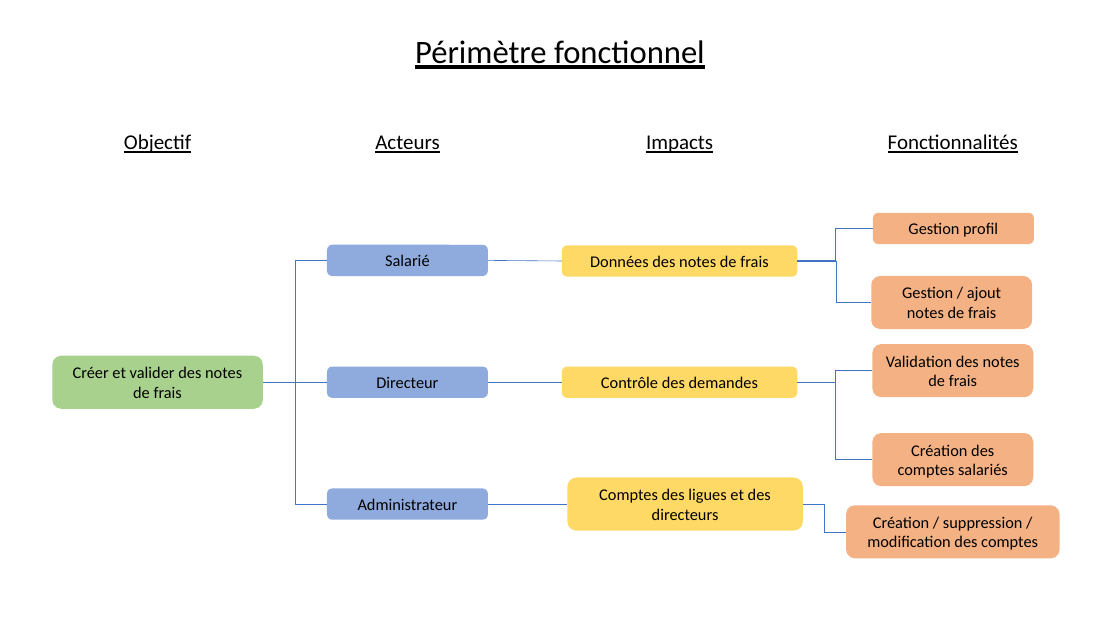
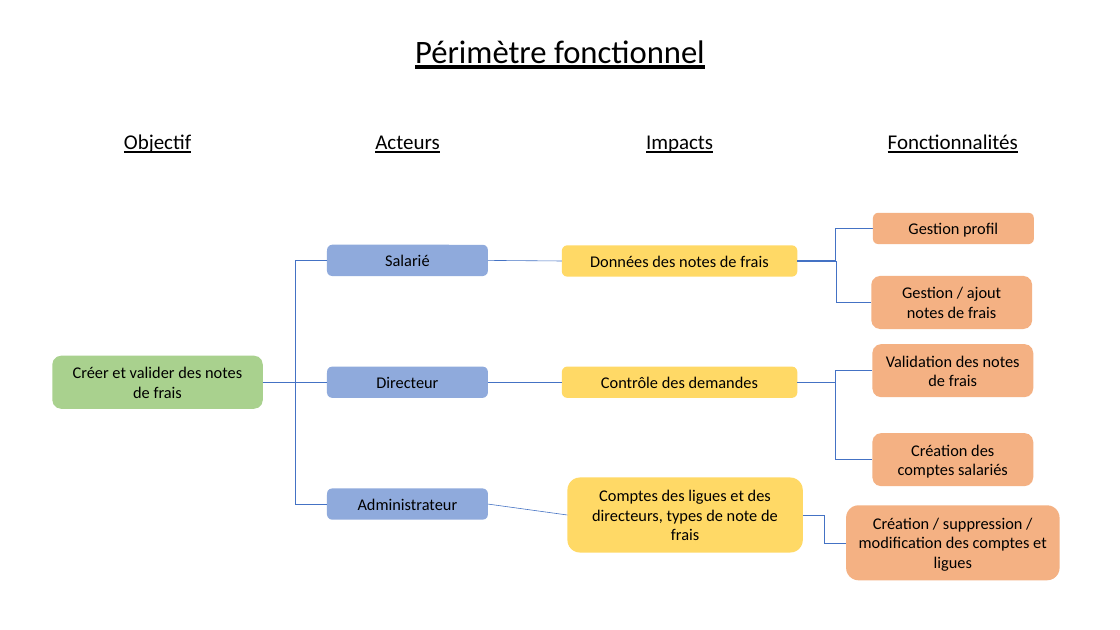
Before and after one commit to lGabranth/M2L_note_de_frais, a slide deck: slide 1 of Documentation/Ecrit/01c_Perimetre_fonctionnel.pptx. Drawn at 1120x630 pixels with LibreOffice and Linux fonts; fonts in the diff are those of the drawing. Boxes give left, top, right and bottom in pixels: in the first picture for what was removed or moved away, otherwise in the second. Text is boxed around its words. In the diff, an @@ line names an element or a change of style, - is before the commit and + after.

Commit message:
modif documentation

```diff
--- a/Documentation/Ecrit/01c_Perimetre_fonctionnel.pptx
+++ b/Documentation/Ecrit/01c_Perimetre_fonctionnel.pptx
@@ rounded rectangle "Comptes des ligues et des ...": place and size @@
-rounded rectangle "Comptes des ligues et des ..." at bbox=[568, 477, 803, 530]
+rounded rectangle "Comptes des ligues et des ..." at bbox=[568, 477, 803, 552]
@@ line moved from (488, 504) - (568, 504) to (488, 504) - (568, 515) @@
@@ text in rounded rectangle at bbox=[592, 489, 778, 540]: text changed @@
-Comptes des ligues et des directeurs
+Comptes des ligues et des directeurs, types de note de frais
@@ rounded rectangle "Création / suppression / modification ...": place and size @@
-rounded rectangle "Création / suppression / modification ..." at bbox=[846, 506, 1060, 559]
+rounded rectangle "Création / suppression / modification ..." at bbox=[846, 506, 1060, 581]
@@ elbow line moved from (803, 504) - (846, 532) to (803, 515) - (846, 543) @@
@@ text in rounded rectangle at bbox=[859, 517, 1047, 571]: text changed @@
-Création / suppression / modification des comptes
+Création / suppression / modification des comptes et ligues
```
Also in this commit, not shown: 6 other files.
